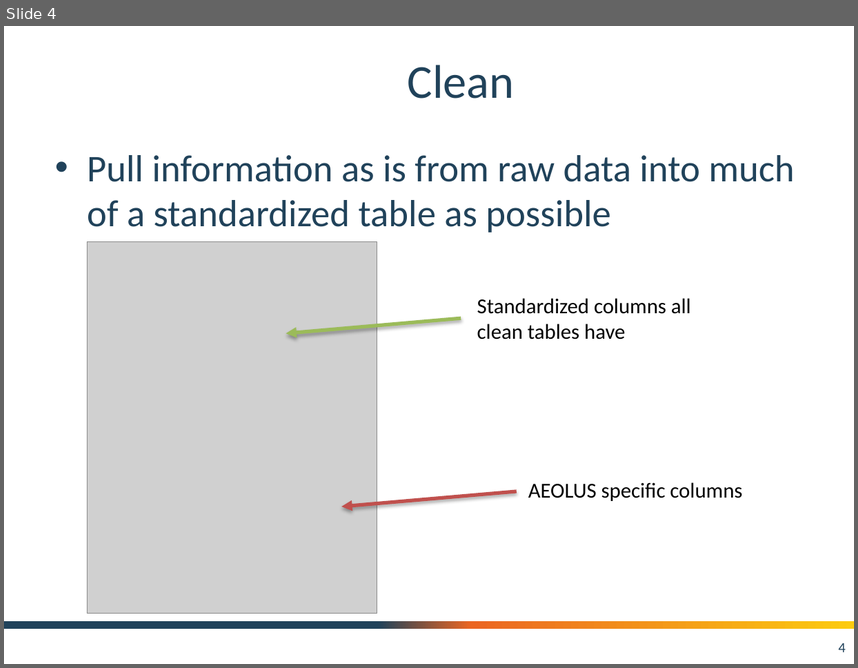
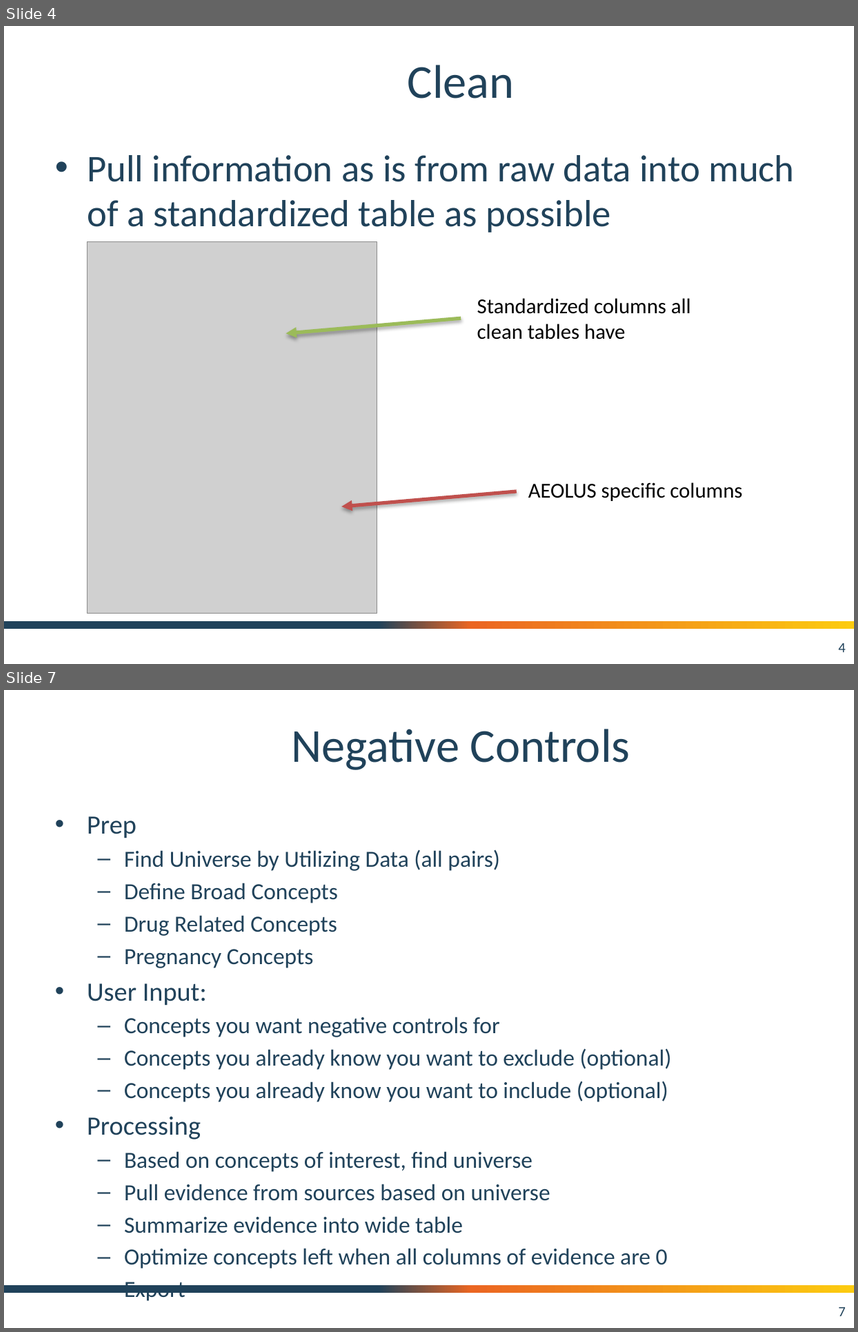
Before and after one commit to OHDSI/CommonEvidenceModel, a slide deck: documentation/CEM_CODE_OVERVIEW.pptx. Shown one above the other, each under a label of ours: slide 4 before the commit, slides 4 and 7 after it; the slides between them are not shown. The pictures are 858x668 and 858x1332 pixels, drawn with LibreOffice and Linux fonts; fonts in the diff are those of the drawing; grey boxes stand for pictures; background and template pictures are left out. Boxes give left, top, right and bottom in pixels: in the first picture for what was removed or moved away, otherwise in the second. Text is boxed around its words. In the diff, an @@ line names an element or a change of style, - is before the commit and + after.

```diff
--- a/documentation/CEM_CODE_OVERVIEW.pptx
+++ b/documentation/CEM_CODE_OVERVIEW.pptx
@@ slide 7 added at [4, 690, 854, 1328], background #FFFFFF; not listed: 1 template element that a slide beside it also shows @@
@@ title added at [292, 729, 631, 770], 40 pt, text #20425A @@
+Negative Controls
@@ text added at [87, 816, 672, 1268], 19.6 pt, text #20425A @@
+• Prep
+  – Find Universe by Utilizing Data (all pairs)
+  – Define Broad Concepts
+  – Drug Related Concepts
+  – Pregnancy Concepts
+• User Input:
+  – Concepts you want negative controls for
+  – Concepts you already know you want to exclude (optional)
+  – Concepts you already know you want to include (optional)
+• Processing
+  – Based on concepts of interest, find universe
+  – Pull evidence from sources based on universe
+  – Summarize evidence into wide table
+  – Optimize concepts left when all columns of evidence are 0
+  – Export
@@ page number added at [838, 1307, 845, 1316], 12 pt, text #20425A @@
+7
```
Also in this commit, not shown: 4 other slides added, 4 other files.
